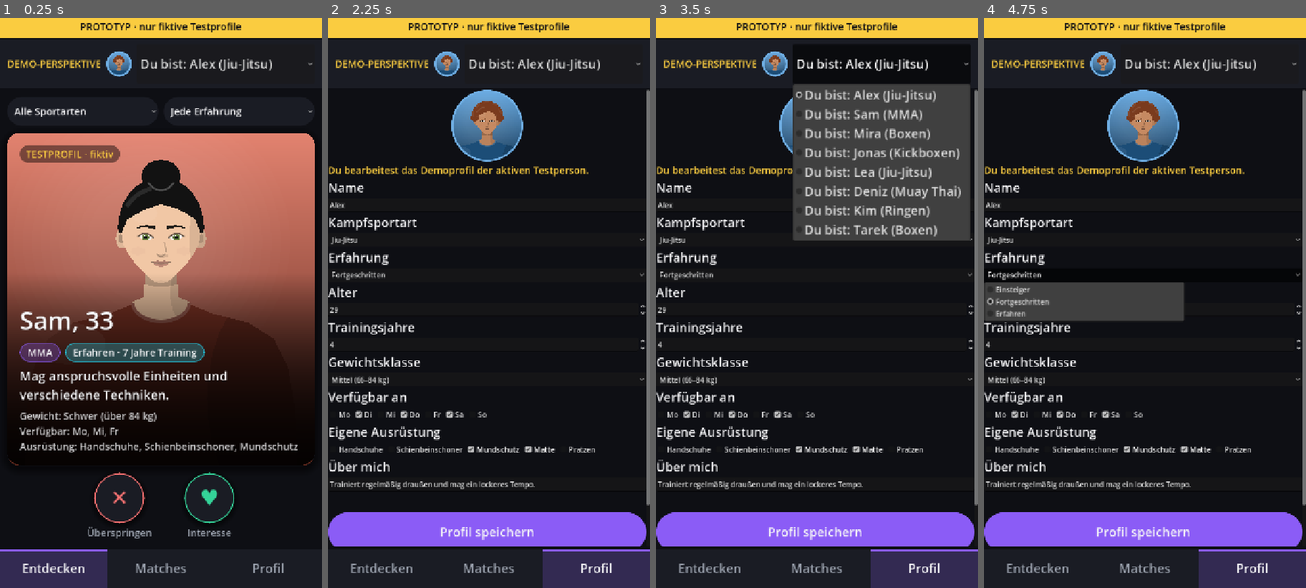
Above: before the commit, frames 1-4 (left to right).
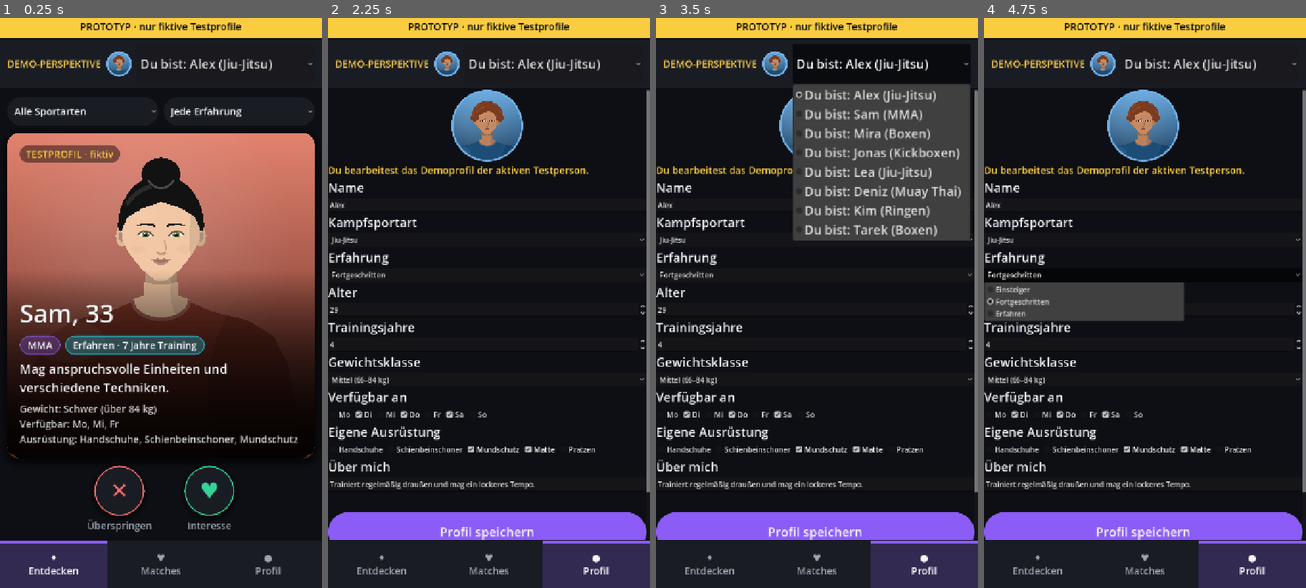
Above: after the commit, the same moments.

Repository: Mayo73/agenthub-backup
Game: Godot game, scene res://scenes/main.tscn
The game is run twice, just before and just after one commit, with the same random seed, the same clock (stepped at 60 frames per second) and the same inputs.
Inputs (mouse positions are in pixels of both pictures, inside the frame that each line leads up to):
- Up to frame 1 (0.25 s): no input
- Up to frame 2 (2.25 s): click (489, 570) at 0.5 s, where only the run before the commit has a clickable "Matches"; click (382, 570) at 1.25 s, where only the run before the commit has a clickable "Entdecken"; click (595, 570) at 2 s, where only the run before the commit has a clickable "Profil"
- Up to frame 3 (3.5 s): click "Du bist: Alex (Jiu-Jitsu)" at 2.75 s
- Up to frame 4 (4.75 s): click "Jiu-Jitsu" at 3.5 s; click "Fortgeschritten" at 4.25 s

The runs differ from the first frame. In frame 1, 11% of the frame differs, in the area x 0-98%, y 24-98%; in frame 2, 1.8%; in frame 3, 1.8%; in frame 4, 1.8%.

Commit message:
T-0467: Untere Leiste mit Symbolen
Erstellt vom lokalen Agent (Modell qwen3.5:35b-a3b, Versuch 1 von 5).

Diff:
--- a/scripts/main.gd
+++ b/scripts/main.gd
@@ -4,6 +4,7 @@
 ## und Reiterleiste. Alle Bedienelemente entstehen im Code.
 
 const SCREENS: Array[String] = ["entdecken", "matches", "profil"]
+const TAB_ICONS := {"entdecken": "✦", "matches": "♥", "profil": "●"}
 const TAB_TITLES := {"entdecken": "Entdecken", "matches": "Matches", "profil": "Profil"}
 
 var banner: Label
@@ -56,7 +57,7 @@
 	tab_bar = HBoxContainer.new()
 	tab_bar.add_theme_constant_override("separation", 0)
 	for screen_name in SCREENS:
-		var b := UiStyle.tab_button(TAB_TITLES[screen_name])
+		var b := UiStyle.icon_tab(TAB_ICONS[screen_name], TAB_TITLES[screen_name])
 		b.size_flags_horizontal = Control.SIZE_EXPAND_FILL
 		b.pressed.connect(show_screen.bind(screen_name))
 		tab_bar.add_child(b)
@@ -82,7 +83,7 @@
 		(tab_buttons[n] as Button).disabled = n == screen_name
 
 
-## Zeigt den Chat zu einem Match; der Reiter „Matches“ bleibt als aktiv markiert.
+## Zeigt den Chat zu einem Match; der Reiter „Matches" bleibt als aktiv markiert.
 func show_chat(match_id: String) -> void:
 	if screen != null:
 		content.remove_child(screen)
--- a/tests/test_main.gd
+++ b/tests/test_main.gd
@@ -21,6 +21,16 @@
 	check_eq(main.current_screen, "entdecken", "erster Bildschirm")
 	check_eq(main.tab_buttons.size(), 3, "Reiter")
 	check(main.tab_buttons["entdecken"].disabled, "aktiver Reiter ist gesperrt")
+
+
+func test_reiter_symbole() -> void:
+	check(main.tab_buttons["matches"].text.contains("♥"), "Matches-Button enthält Symbol ♥")
+	check(main.tab_buttons["matches"].text.contains("Matches"), "Matches-Button enthält Text Matches")
+	check(main.tab_buttons["entdecken"].text.contains("✦"), "Entdecken-Button enthält Symbol ✦")
+	check(main.tab_buttons["entdecken"].text.contains("Entdecken"), "Entdecken-Button enthält Text Entdecken")
+	check(main.tab_buttons["profil"].text.contains("●"), "Profil-Button enthält Symbol ●")
+	check(main.tab_buttons["profil"].text.contains("Profil"), "Profil-Button enthält Text Profil")
+	check(main.tab_buttons["entdecken"].disabled, "Entdecken-Reiter ist gesperrt am Start")
 
 
 func test_reiter_wechselt_bildschirm() -> void:
